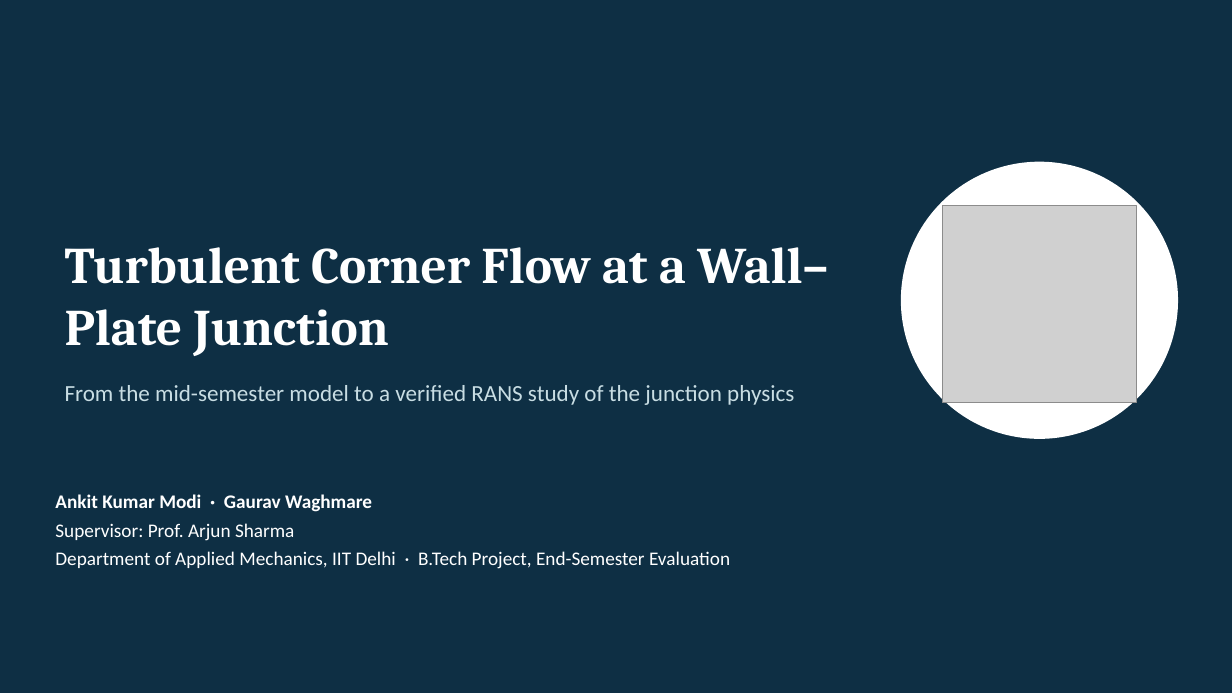
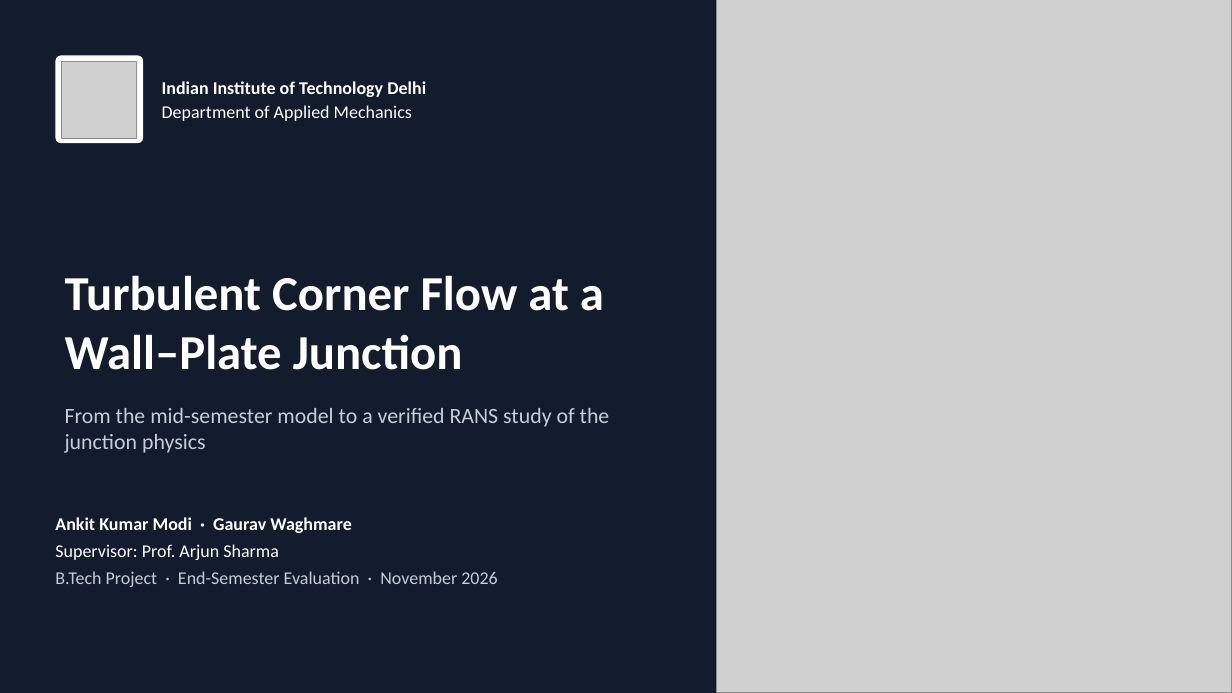
Before and after one commit to aigaurav/BTP, a slide deck: slide 1 of BTP_Final_Presentation.pptx. Drawn at 1232x693 pixels with LibreOffice and Linux fonts; fonts in the diff are those of the drawing; grey boxes stand for pictures. Boxes give left, top, right and bottom in pixels: in the first picture for what was removed or moved away, otherwise in the second. Text is boxed around its words. In the diff, an @@ line names an element or a change of style, - is before the commit and + after.

```diff
--- a/BTP_Final_Presentation.pptx
+++ b/BTP_Final_Presentation.pptx
@@ background #0E2F44 to #121C2D @@
@@ picture added at box(716, 0, 1232, 693) @@
@@ rounded rectangle added at box(55, 55, 143, 143), fill #FFFFFF @@
@@ picture: place and size @@
-picture at box(943, 205, 1137, 403)
+picture at box(62, 62, 137, 138)
@@ text added at box(162, 81, 426, 121), 14 pt, text #FFFFFF, bold @@
+Indian Institute of Technology Delhi
+Department of Applied Mechanics
@@ ellipse removed at box(901, 162, 1178, 439) @@
@@ title "Turbulent Corner Flow at a ...": place and size @@
-title "Turbulent Corner Flow at a ..." at box(65, 247, 828, 356)
+title "Turbulent Corner Flow at a ..." at box(65, 275, 604, 370)
@@ title "Turbulent Corner Flow at a ..." at box(65, 275, 604, 370): size 40 to 38 pt, font Cambria to Calibri @@
@@ text "From the mid-semester model to ...": place and size @@
-text "From the mid-semester model to ..." at box(65, 385, 794, 405)
+text "From the mid-semester model to ..." at box(65, 408, 610, 453)
@@ text "From the mid-semester model to ..." at box(65, 408, 610, 453): size 18 to 17 pt, text colour #C8DDE3 to #C6CDD8 @@
@@ text at box(55, 517, 352, 560): size 15 to 14 pt in "Ankit Kumar Modi · Gaurav Waghmare", "Supervisor: Prof. Arjun Sharma" @@
@@ text "Ankit Kumar Modi · Gaurav ...": place and size @@
-text "Ankit Kumar Modi · Gaurav ..." at box(55, 494, 730, 569)
+text "Ankit Kumar Modi · Gaurav ..." at box(55, 517, 497, 587)
@@ text at box(55, 571, 497, 587): text changed; size 15 to 14 pt; text colour #FFFFFF to #C6CDD8 @@
-Department of Applied Mechanics, IIT Delhi · B.Tech Project, End-Semester Evaluation
+B.Tech Project · End-Semester Evaluation · November 2026
```
Also in this commit, not shown: 18 other slides changed.
